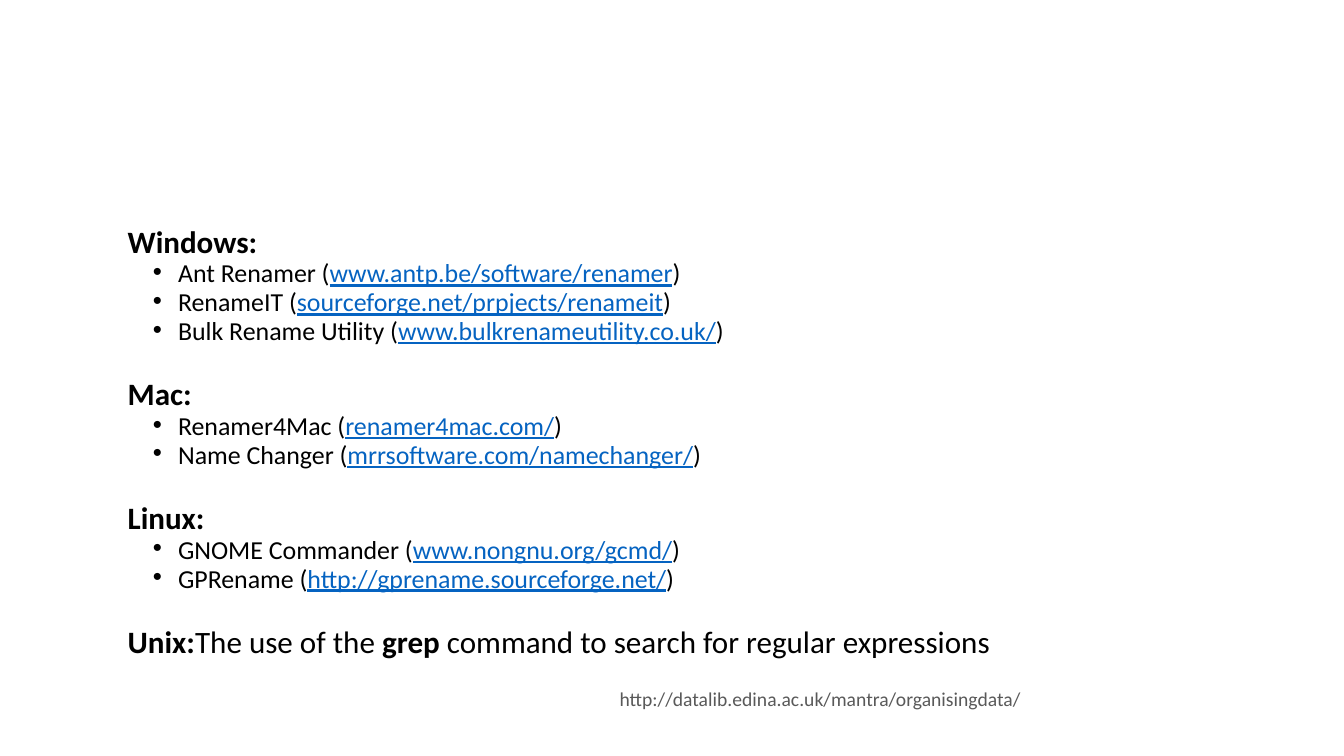
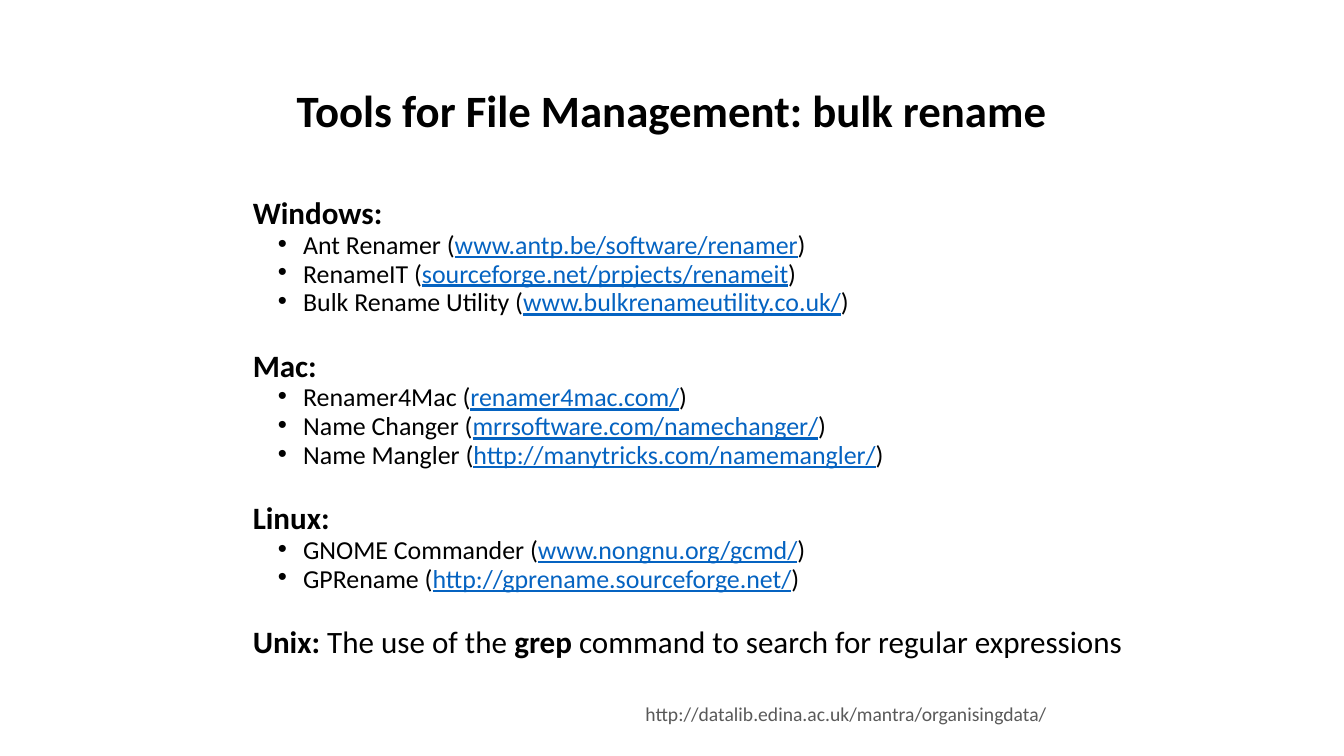
Before and after one commit to tibbben/teaching.data.literacy, a slide deck: slide 31 of UM_DataManagementClass/Lessons/04/04_FirstMeeting.pptx (slide 32 before the commit). Drawn at 1344x756 pixels with LibreOffice and Linux fonts; fonts in the diff are those of the drawing. Boxes give left, top, right and bottom in pixels: in the first picture for what was removed or moved away, otherwise in the second. Text is boxed around its words. In the diff, an @@ line names an element or a change of style, - is before the commit and + after.

```diff
--- a/UM_DataManagementClass/Lessons/04/04_FirstMeeting.pptx
+++ b/UM_DataManagementClass/Lessons/04/04_FirstMeeting.pptx
@@ title added at (297,95,1046,135), 32 pt, text #000000, bold @@
+Tools for File Management: bulk rename
@@ text "Windows:": place and size @@
-text "Windows:" at (128,231,990,659)
+text "Windows:" at (253,202,1122,659)
@@ text at (303,445,884,469): paragraph added @@
+  • Name Mangler (http://manytricks.com/namemangler/)
@@ text at (253,631,1122,659): spaces changed @@
-Unix:The use of the grep command to search for regular expressions
+Unix: The use of the grep command to search for regular expressions
@@ text "http://datalib.edina.ac.uk/mantra/organisingdata/": place and size @@
-text "http://datalib.edina.ac.uk/mantra/organisingdata/" at (620,692,1021,710)
+text "http://datalib.edina.ac.uk/mantra/organisingdata/" at (645,707,1046,725)
```
Also in this commit, not shown: 8 other slides changed, 1 slide removed, 1 other file.
